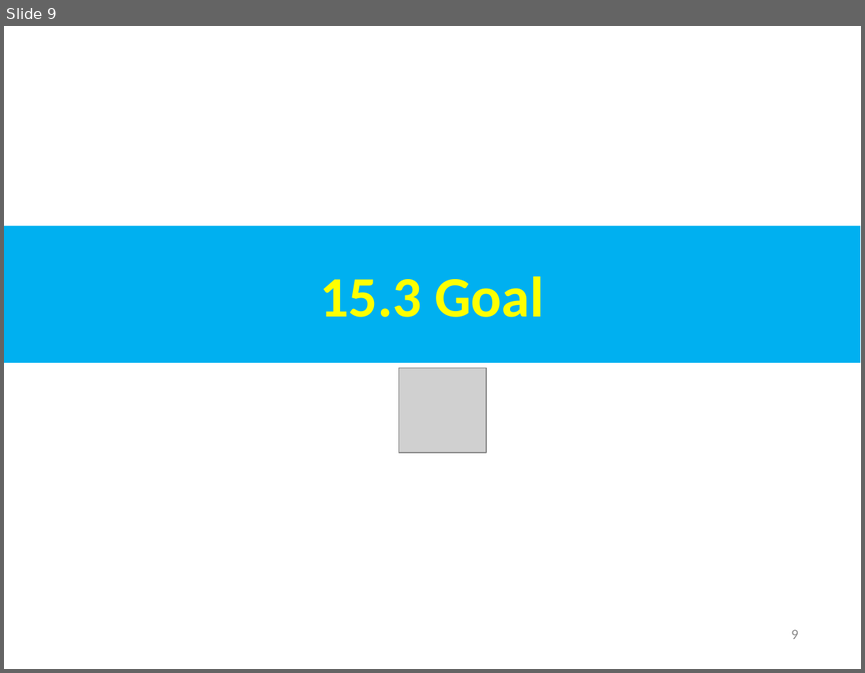
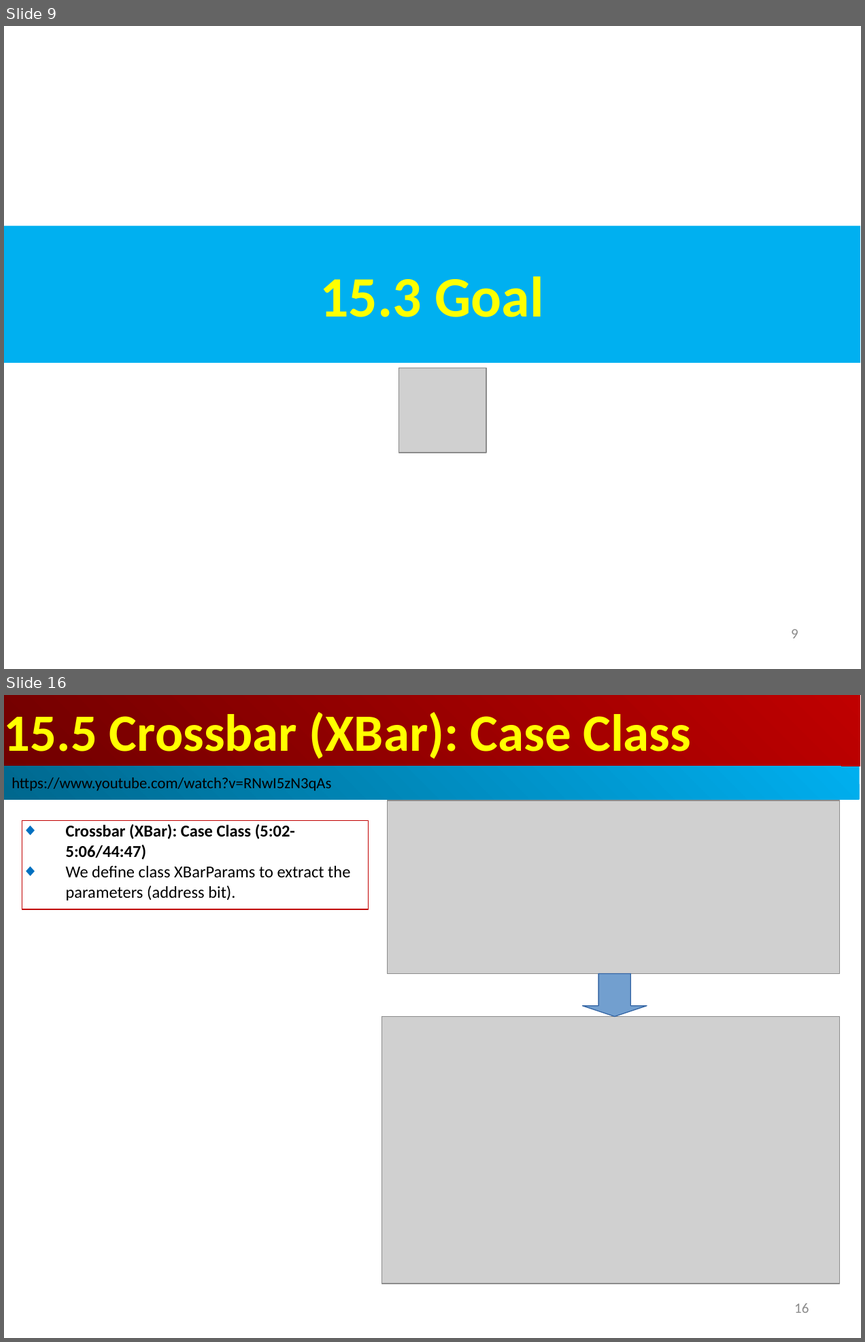
Before and after one commit to peterhchen/AIU_CS800_Chisel, a slide deck: 500_UCSC_HWD/015_Network/000_Video/015.Network.ppt. Shown one above the other, each under a label of ours: slide 9 before the commit, slides 9 and 16 after it; the slides between them are not shown. The pictures are 865x673 and 865x1342 pixels, drawn with LibreOffice and Linux fonts; fonts in the diff are those of the drawing; grey boxes stand for pictures. Boxes give left, top, right and bottom in pixels: in the first picture for what was removed or moved away, otherwise in the second. Text is boxed around its words. In the diff, an @@ line names an element or a change of style, - is before the commit and + after.

```diff
--- a/500_UCSC_HWD/015_Network/000_Video/015.Network.ppt
+++ b/500_UCSC_HWD/015_Network/000_Video/015.Network.ppt
@@ slide 16 added at (4,695,861,1338), background #FFFFFF @@
@@ rectangle added at (4,695,860,766), fill gradient #BF0000 to #710000, 44 pt, text #FFFF00, bold @@
+15.5 Crossbar (XBar): Case Class
@@ rectangle added at (4,766,859,800), fill gradient #00AFEF to #00688E, 13 pt, text #000000 @@
+https://www.youtube.com/watch?v=RNwI5zN3qAs
@@ picture added at (387,800,839,974) @@
@@ rectangle added at (22,820,368,909), outline #C00000 0.74 pt, 14 pt, text #000000 @@
+◆ Crossbar (XBar): Case Class (5:02-5:06/44:47)
+◆ We define class XBarParams to extract the parameters (address bit).
@@ down arrow added at (582,974,647,1016), fill #729FCF, outline #3465A4 0.74 pt @@
@@ picture added at (382,1016,839,1283) @@
@@ page number added at (794,1303,808,1312), 12 pt, text #8B8B8B @@
+16
```
Also in this commit, not shown: 5 slides changed, 9 other slides added, 1 slide removed.
